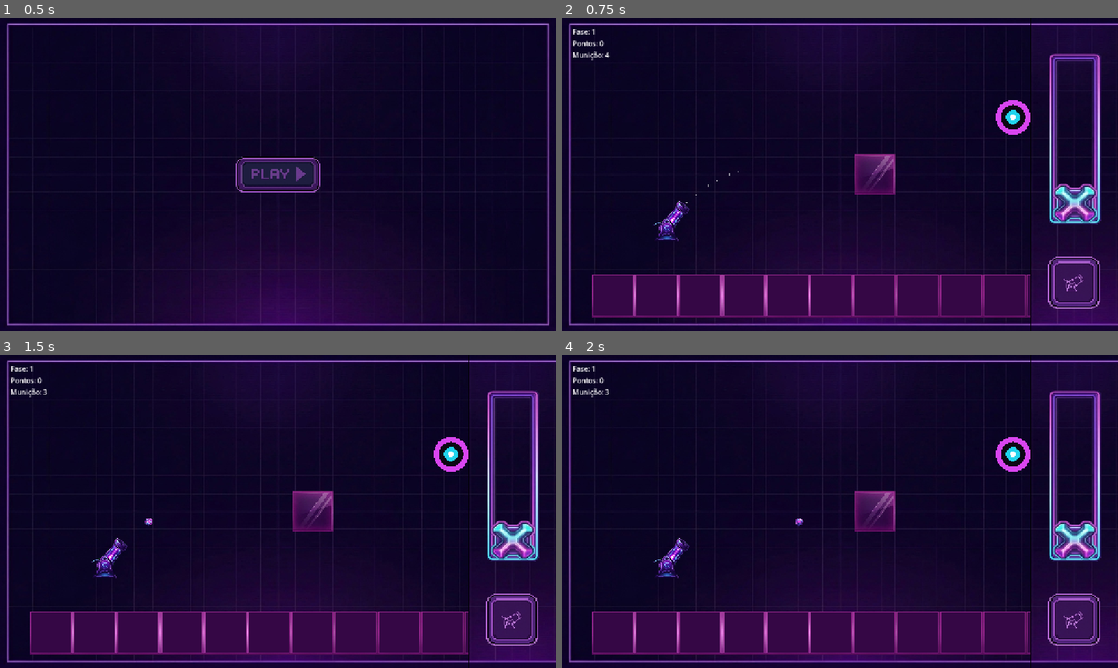
Above: before the commit, frames 1-4 (two rows, left to right).
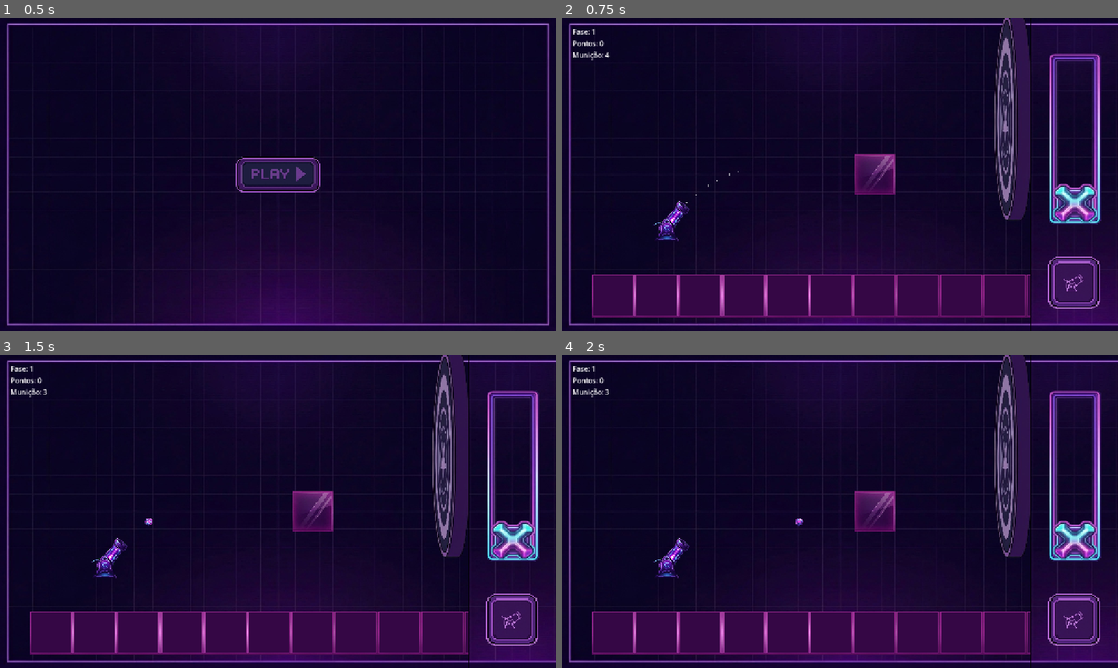
Above: after the commit, the same moments.

Repository: Zidan-09/Arc-Impact
Game: Godot game, scene res://screens/home.tscn
Two runs of this game, one before a commit and one after it. Both use one fixed random seed, a clock stepped at 60 frames per second and the inputs below.
Inputs (mouse positions are in pixels of both pictures, inside the frame that each line leads up to):
- Up to frame 1 (0.5 s): no input
- Up to frame 2 (0.75 s): click (840, 174) at 0.5 s
- Up to frame 3 (1.5 s): click (511, 621) at 1.25 s
- Up to frame 4 (2 s): no input

Frame 1 is identical in both runs. In frame 2, 3.2% of the frame differs, in the area x 77-85%, y 0-65%; in frame 3, 3.2%; in frame 4, 3.2%.

Commit message:
feat(target): implemented the sprites for target

Diff:
--- a/components/target/target.gd
+++ b/components/target/target.gd
@@ -1,26 +1,76 @@
 class_name Target
 extends Area2D
-## Condição de vitória (Etapa 0, docs/plan.md).
-## Area2D instanciada por `components/target/target.tscn` com colisor
-## retangular 80x80. Emite `hit` quando um Bullet entra na área.
-## Shards e outros corpos são ignorados.
 
 signal hit(body: Bullet)
 
+@onready var activeTexture = $Active
+@onready var inactiveTexture = $Inactive
+
+const RECOIL_DISTANCE := 25.0
+const RECOIL_BACK_TIME := 0.06
+const RECOIL_RETURN_TIME := 0.12
+const RECOIL_DIRECTION := Vector2.RIGHT
+
+var recoil_tween: Tween
+var initial_position: Vector2
+
+var animation_played = false
 
 func _ready() -> void:
 	add_to_group("target")
 	body_entered.connect(_on_body_entered)
+
+	initial_position = position
+
+	activeTexture.visible = false
+	inactiveTexture.visible = true
 
 
 func _on_body_entered(body: Node2D) -> void:
 	if body is Bullet:
 		hit.emit(body)
 
+		if not animation_played:
+			animation_played = true
+			_play_animation()
 
-func _draw() -> void:
-	# Mira concêntrica desenhada por código (sem assets externos).
-	draw_circle(Vector2.ZERO, 40.0, Color(0.85, 0.27, 0.94, 1.0))
-	draw_circle(Vector2.ZERO, 28.0, Color(0.05, 0.03, 0.08, 1.0))
-	draw_circle(Vector2.ZERO, 16.0, Color(0.13, 0.83, 0.93, 1.0))
-	draw_circle(Vector2.ZERO, 6.0, Color(1.0, 1.0, 1.0, 1.0))
+
+func _play_animation():
+	inactiveTexture.visible = false
+	activeTexture.visible = true
+
+	play_recoil()
+
+
+func play_recoil() -> void:
+	if recoil_tween and recoil_tween.is_valid():
+		recoil_tween.kill()
+
+	position = initial_position
+
+	var recoil_global_position := global_position + RECOIL_DIRECTION * RECOIL_DISTANCE
+
+	var recoil_position: Vector2 = (get_parent() as Node2D).to_local(recoil_global_position)
+
+	recoil_tween = create_tween()
+
+	recoil_tween.tween_property(
+		self,
+		"position",
+		recoil_position,
+		RECOIL_BACK_TIME
+	).set_trans(Tween.TRANS_QUAD).set_ease(Tween.EASE_OUT)
+
+	recoil_tween.tween_property(
+		self,
+		"position",
+		initial_position,
+		RECOIL_RETURN_TIME
+	).set_trans(Tween.TRANS_QUAD).set_ease(Tween.EASE_OUT)
+
+	recoil_tween.tween_callback(_restore_texture)
+
+
+func _restore_texture() -> void:
+	activeTexture.visible = false
+	inactiveTexture.visible = true
--- a/components/target/target.tscn
+++ b/components/target/target.tscn
@@ -1,12 +1,21 @@
-[gd_scene load_steps=3 format=3]
+[gd_scene format=3 uid="uid://cleehopkqkfag"]
 
-[ext_resource type="Script" path="res://components/target/target.gd" id="1"]
+[ext_resource type="Script" uid="uid://d1b3vlr8d5dsk" path="res://components/target/target.gd" id="1"]
+[ext_resource type="Texture2D" uid="uid://bb7bq58xupa0c" path="res://assets/target/active_target.png" id="2_1esyr"]
+[ext_resource type="Texture2D" uid="uid://c8wh6dom1hj4j" path="res://assets/target/inactive_target.png" id="3_k1821"]
 
-[sub_resource type="RectangleShape2D" id="RectangleShape2D_target"]
-size = Vector2(80, 80)
-
-[node name="Target" type="Area2D"]
+[node name="Target" type="Area2D" unique_id=192068329]
 script = ExtResource("1")
 
-[node name="CollisionShape2D" type="CollisionShape2D" parent="."]
-shape = SubResource("RectangleShape2D_target")
+[node name="CollisionPolygon2D" type="CollisionPolygon2D" parent="." unique_id=1413171782]
+build_mode = 1
+polygon = PackedVector2Array(45, -45, 43, -81, 39, -135, 34, -195, 27, -223, 24, -232, 21, -235, 19, -236, -14, -236, -17, -234, -21, -228, -25, -217, -30, -195, -35, -160, -39, -119, -42, -76, -43, -37, -44, 10, -43, 59, -41, 108, -38, 149, -33, 189, -26, 221, -22, 233, -18, 236, -12, 237, 17, 237, 22, 235, 27, 226, 33, 207, 35, 186, 39, 144, 42, 97, 44, 53, 45, 5, 45, -11)
+
+[node name="Active" type="Sprite2D" parent="." unique_id=1779213626]
+texture = ExtResource("2_1esyr")
+
+[node name="Inactive" type="Sprite2D" parent="." unique_id=2052029463]
+position = Vector2(-0.7965745, -6.963875e-08)
+rotation = 3.1415927
+scale = Vector2(1.0380018, 1)
+texture = ExtResource("3_k1821")
Binary file added: assets/target/active_target.png
Not shown, added: assets/target/active_target.png.import
Binary file added: assets/target/inactive_target.png
Not shown, added: assets/target/inactive_target.png.import
Not shown, removed: docs/plan.md
